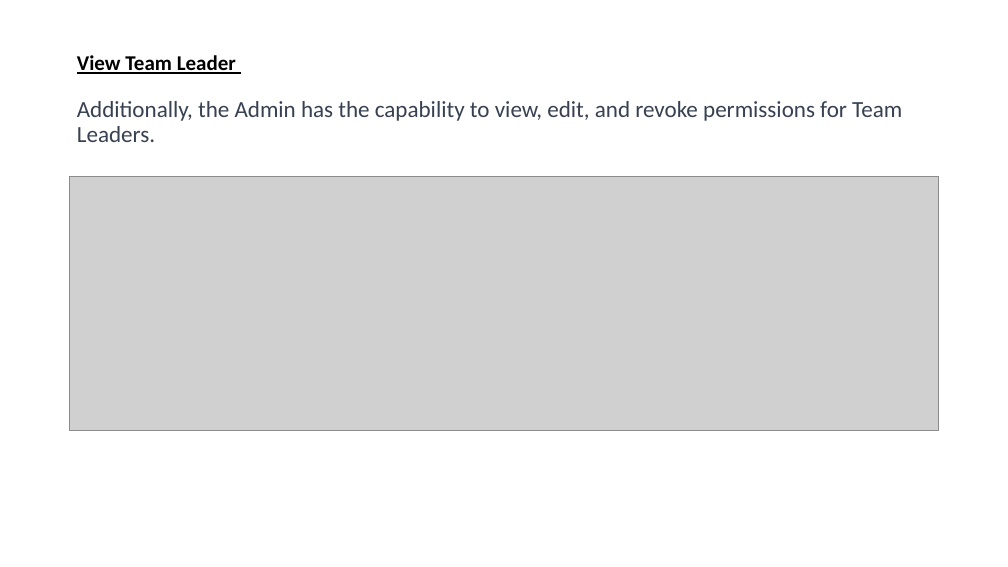
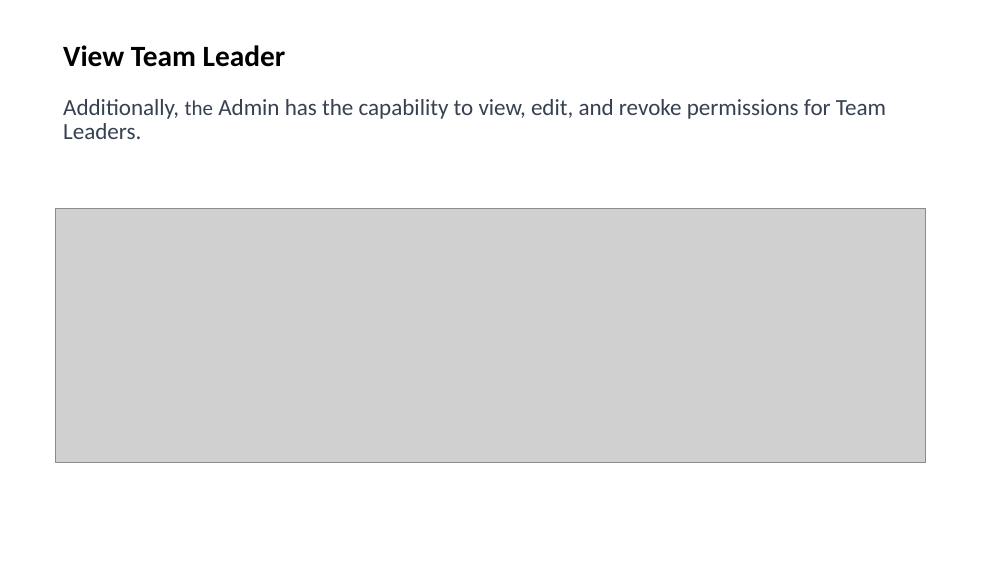
Before and after one commit to farhana2023/HRSystem, a slide deck: slide 27 of StaffSphere.pptx. Drawn at 1008x567 pixels with LibreOffice and Linux fonts; fonts in the diff are those of the drawing; grey boxes stand for pictures. Boxes give left, top, right and bottom in pixels: in the first picture for what was removed or moved away, otherwise in the second. Text is boxed around its words. In the diff, an @@ line names an element or a change of style, - is before the commit and + after.

```diff
--- a/StaffSphere.pptx
+++ b/StaffSphere.pptx
@@ title "View Team Leader Additionally, the ...": place and size @@
-title "View Team Leader Additionally, the ..." at bbox=[77, 55, 902, 142]
+title "View Team Leader Additionally, the ..." at bbox=[63, 45, 886, 139]
@@ title "View Team Leader Additionally, the ..." at bbox=[63, 45, 886, 139]: size 20 to 28 pt, underline off in "View Team Leader"; size 22 to 20 pt in "the" @@
@@ picture: place and size @@
-picture at bbox=[70, 176, 939, 430]
+picture at bbox=[56, 209, 926, 463]
```
Also in this commit, not shown: 38 other slides changed, 1 slide removed, 1 other file.
